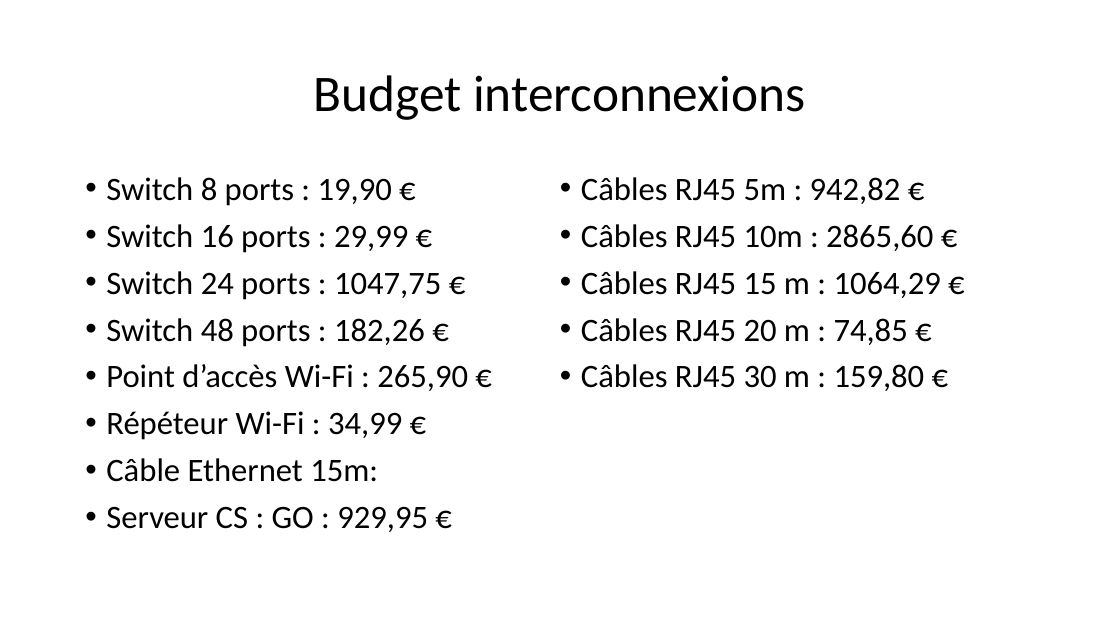
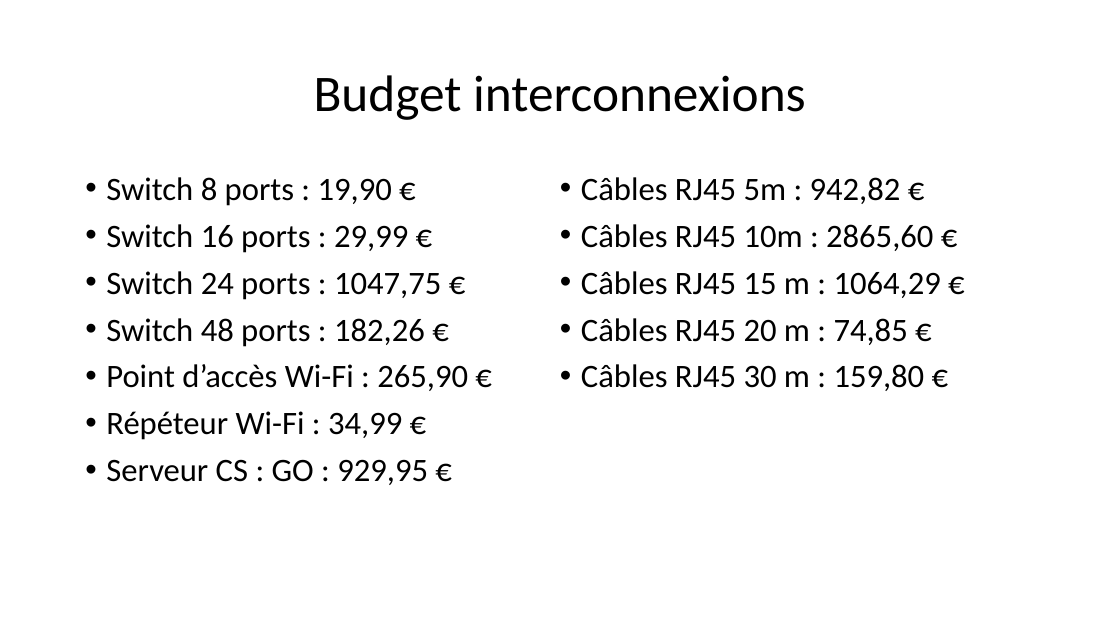
Before and after one commit to Exia-Jellyfish/UE-2-Ces-Esport-GRP1, a slide deck: slide 7 of Projet_Réseau/Projet 2.pptx. Drawn at 1120x630 pixels with LibreOffice and Linux fonts; fonts in the diff are those of the drawing. Boxes give left, top, right and bottom in pixels: in the first picture for what was removed or moved away, otherwise in the second. Text is boxed around its words. In the diff, an @@ line names an element or a change of style, - is before the commit and + after.

Commit message:
mini change

```diff
--- a/Projet_Réseau/Projet 2.pptx
+++ b/Projet_Réseau/Projet 2.pptx
@@ text at (x1=106, y1=458, x2=378, y2=482): paragraph removed @@
-• Câble Ethernet 15m:
```
